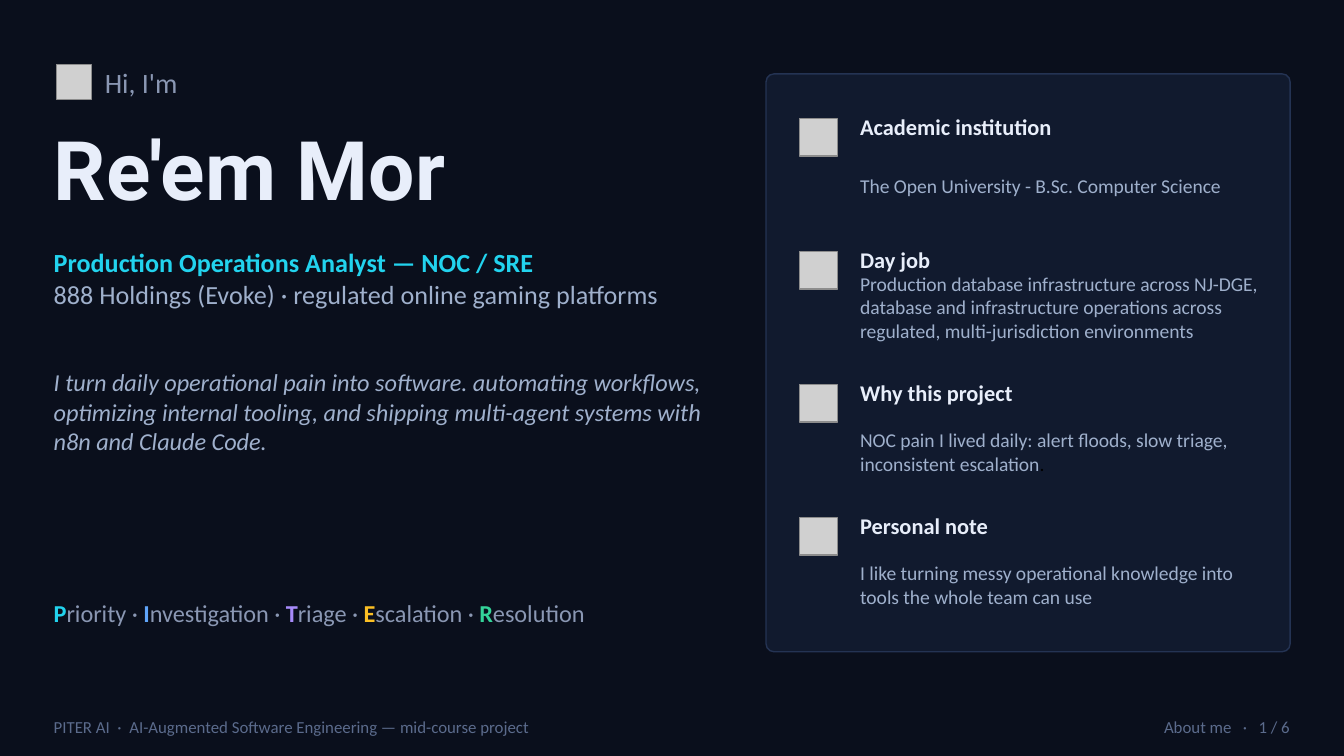
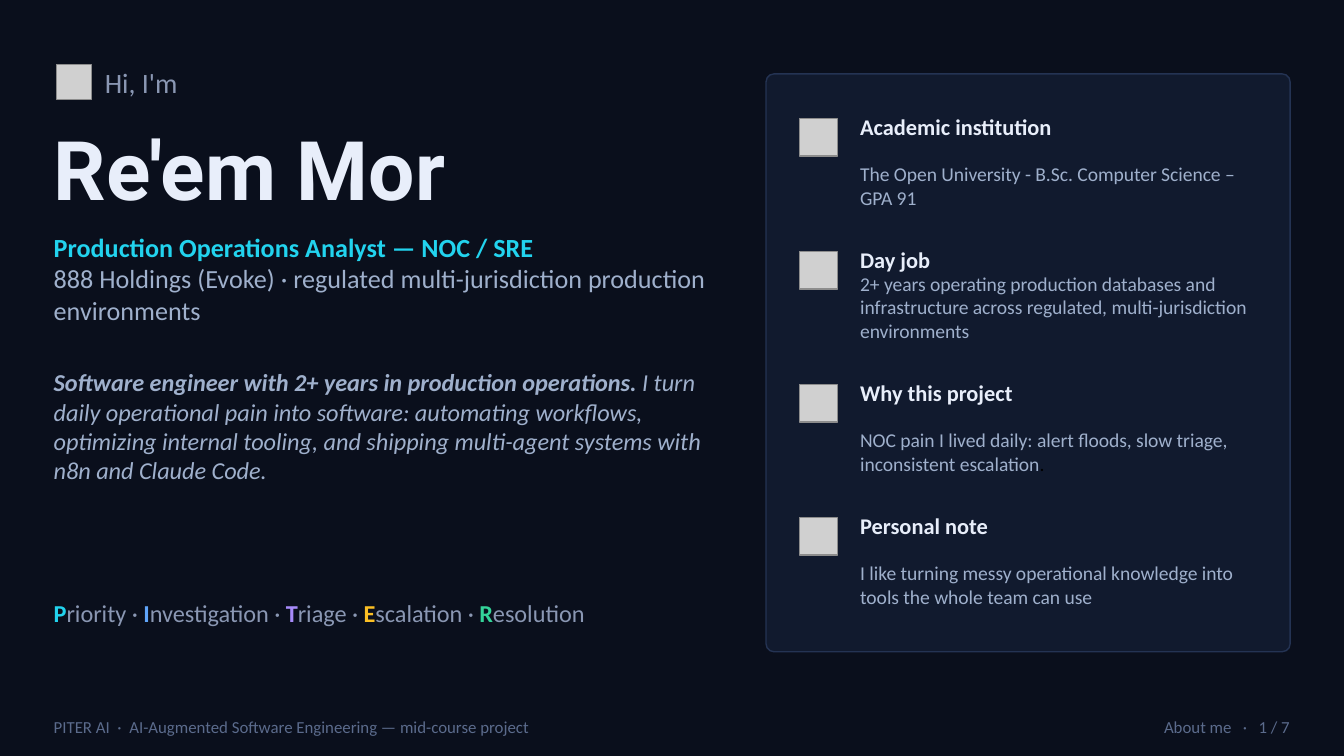
Before and after one commit to reem-mor/ai-engineering-portfolio, a slide deck: slide 1 of projects/piter-aiops/presentation/presentation_v1.pptx. Drawn at 1344x756 pixels with LibreOffice and Linux fonts; fonts in the diff are those of the drawing; grey boxes stand for pictures. Boxes give left, top, right and bottom in pixels: in the first picture for what was removed or moved away, otherwise in the second. Text is boxed around its words. In the diff, an @@ line names an element or a change of style, - is before the commit and + after.

```diff
--- a/projects/piter-aiops/presentation/presentation_v1.pptx
+++ b/projects/piter-aiops/presentation/presentation_v1.pptx
@@ text at box(860, 167, 1220, 205): text changed @@
-The Open University - B.Sc. Computer Science
+The Open University - B.Sc. Computer Science – GPA 91
@@ text at box(54, 269, 705, 320): text changed @@
-888 Holdings (Evoke) · regulated online gaming platforms
+888 Holdings (Evoke) · regulated multi-jurisdiction production environments
@@ text at box(860, 277, 1247, 338): text changed @@
-Production database infrastructure across NJ-DGE, database and infrastructure operations across regulated, multi-jurisdiction environments
+2+ years operating production databases and infrastructure across regulated, multi-jurisdiction environments
@@ text at box(54, 374, 700, 479): text changed @@
-I turn daily operational pain into software. automating workflows, optimizing internal tooling, and shipping multi-agent systems with n8n and Claude Code.
+Software engineer with 2+ years in production operations. I turn daily operational pain into software: automating workflows, optimizing internal tooling, and shipping multi-agent systems with n8n and Claude Code.
@@ text at box(1164, 721, 1290, 733): text changed @@
-About me · 1 / 6
+About me · 1 / 7
```
Also in this commit, not shown: 5 other slides changed, 1 slide added, 1 other file.
